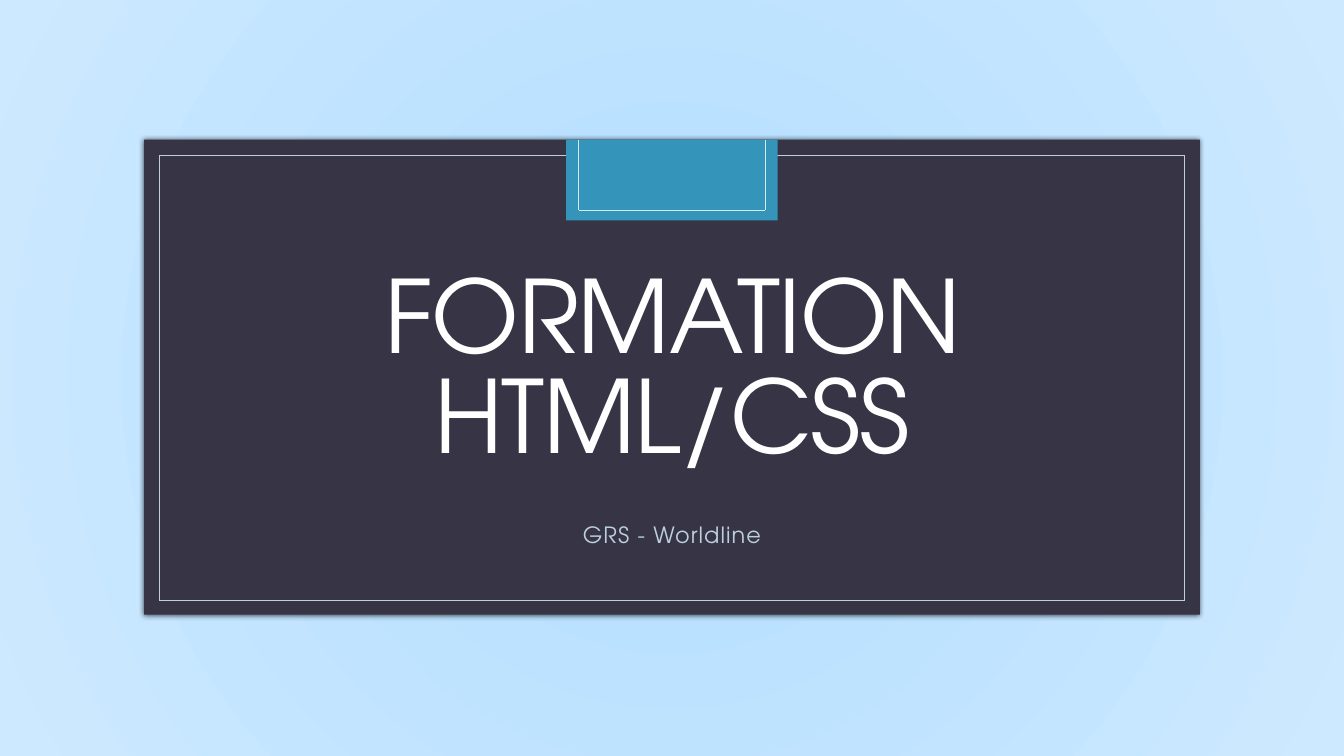
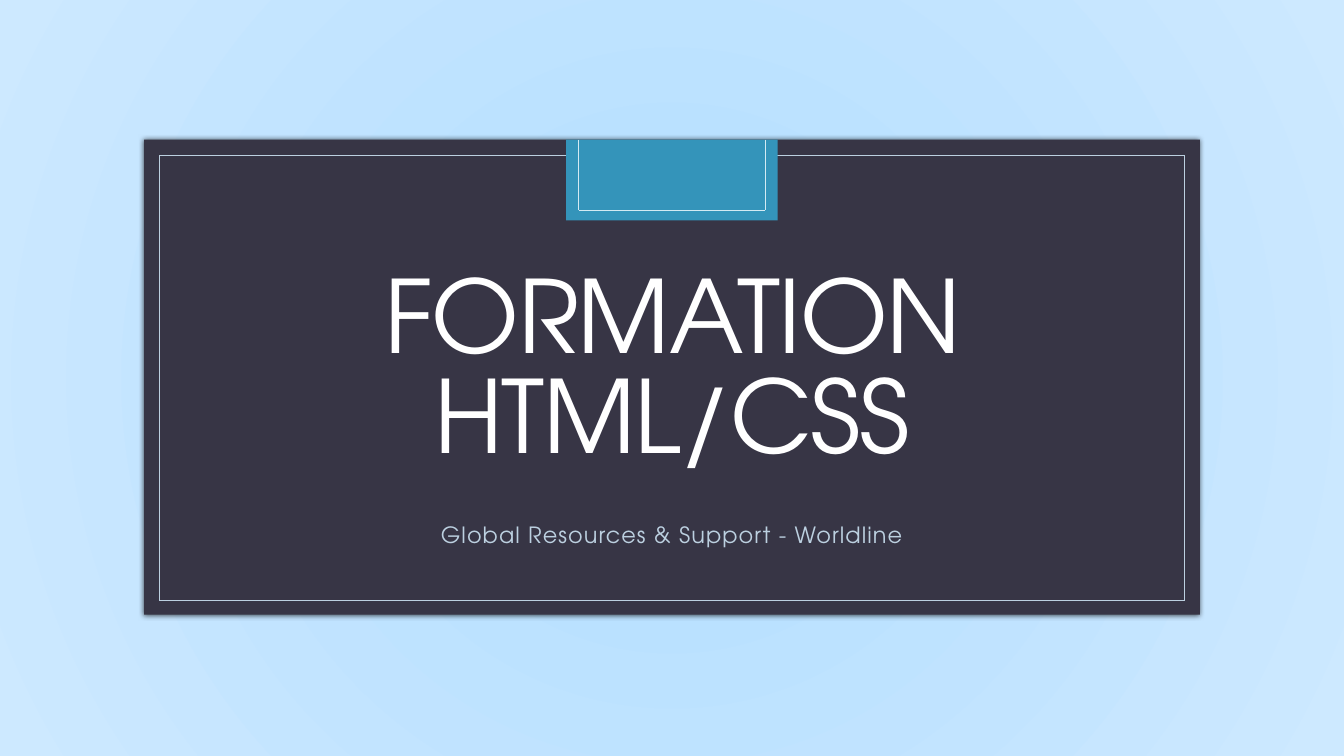
Before and after one commit to worldline/html-css-training, a slide deck: slide 1 of presenter_fr.pptx. Drawn at 1344x756 pixels with LibreOffice and Linux fonts; fonts in the diff are those of the drawing; background and template pictures are left out. Boxes give left, top, right and bottom in pixels: in the first picture for what was removed or moved away, otherwise in the second. Text is boxed around its words. In the diff, an @@ line names an element or a change of style, - is before the commit and + after.

```diff
--- a/presenter_fr.pptx
+++ b/presenter_fr.pptx
@@ subtitle at [441, 526, 903, 548]: text changed @@
-GRS - Worldline
+Global Resources & Support - Worldline
```
Also in this commit, not shown: 2 other slides changed, 4 slides added.
